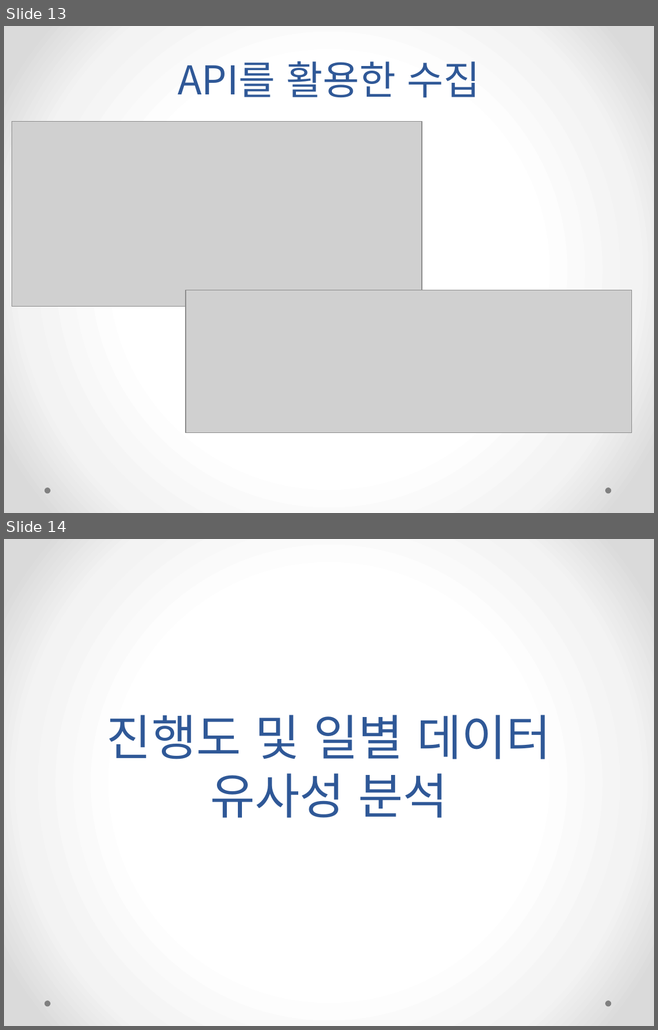
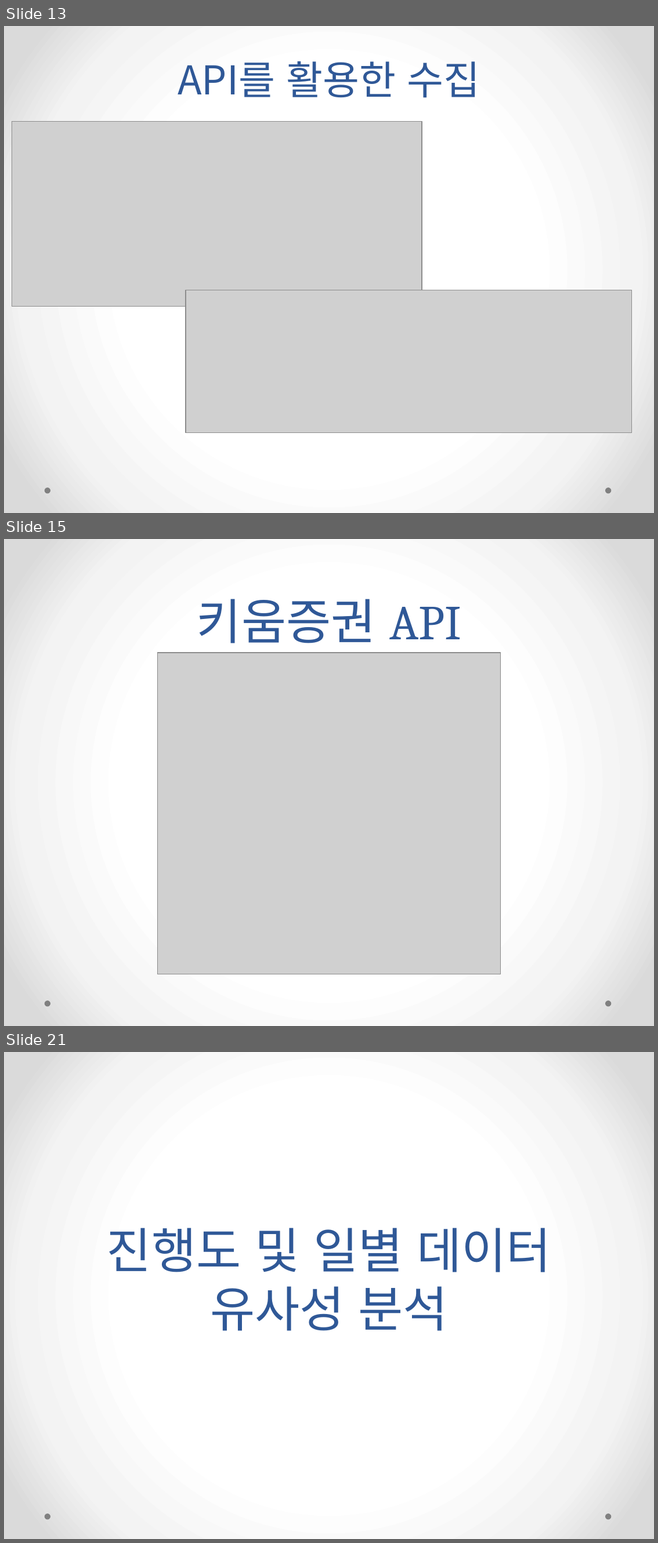
Before and after one commit to HyoDuck/Graduation_Project, a slide deck: pptx_folder/빅데이터를 활용한 주식종목 분석_5월 16일.pptx. Shown one above the other, each under a label of ours: slides 13 and 14 before the commit, slides 13, 15 and 21 after it; the slides between them are not shown. The pictures are 658x1030 and 658x1543 pixels, drawn with LibreOffice and Linux fonts; fonts in the diff are those of the drawing; grey boxes stand for pictures. Boxes give left, top, right and bottom in pixels: in the first picture for what was removed or moved away, otherwise in the second. Text is boxed around its words. In the diff, an @@ line names an element or a change of style, - is before the commit and + after.

```diff
--- a/pptx_folder/빅데이터를 활용한 주식종목 분석_5월 16일.pptx
+++ b/pptx_folder/빅데이터를 활용한 주식종목 분석_5월 16일.pptx
@@ slide 15 added at [4, 539, 654, 1026], background gradient #FFFFFF to #F4F4F4 to #DADADA; not listed: 2 template elements that a slide beside it also shows @@
@@ title added at [197, 599, 461, 643], 54 pt, text #2F5897 @@
+키움증권 API
@@ picture added at [157, 653, 500, 974] @@
@@ what was slide 14 is now slide 21 @@
```
Also in this commit, not shown: 6 other slides added.
